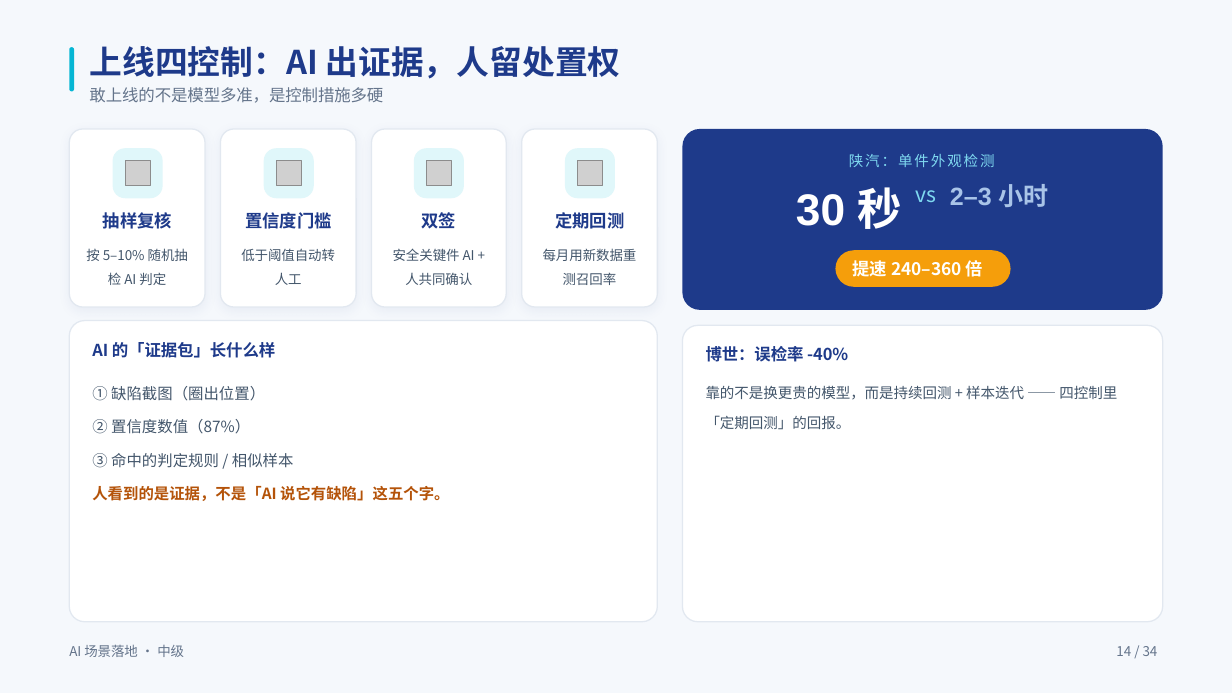
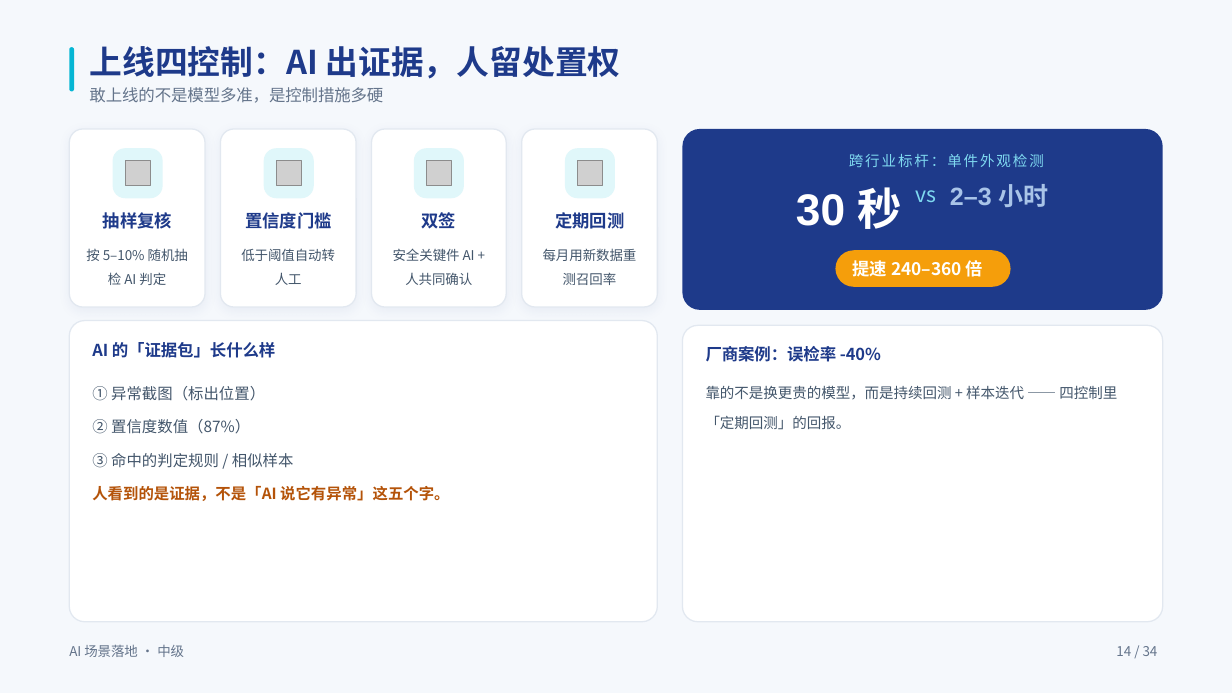
Before and after one commit to swift3000/qiyepinpeixun, a slide deck: slide 14 of 企业AI培训_交付包/中级课程_完整交付包/03_PPT课件/中级_落地层_PPT.pptx. Drawn at 1232x693 pixels with LibreOffice and Linux fonts; fonts in the diff are those of the drawing; grey boxes stand for pictures. Boxes give left, top, right and bottom in pixels: in the first picture for what was removed or moved away, otherwise in the second. Text is boxed around its words. In the diff, an @@ line names an element or a change of style, - is before the commit and + after.

```diff
--- a/企业AI培训_交付包/中级课程_完整交付包/03_PPT课件/中级_落地层_PPT.pptx
+++ b/企业AI培训_交付包/中级课程_完整交付包/03_PPT课件/中级_落地层_PPT.pptx
@@ text at (706, 154, 1011, 400): text changed @@
-陕汽：单件外观检测
+跨行业标杆：单件外观检测
@@ text at (706, 346, 881, 362): text changed @@
-博世：误检率 -40%
+厂商案例：误检率 -40%
@@ text at (92, 386, 265, 401): text changed @@
-① 缺陷截图（圈出位置）
+① 异常截图（标出位置）
@@ text at (92, 486, 449, 501): text changed @@
-人看到的是证据，不是「AI 说它有缺陷」这五个字。
+人看到的是证据，不是「AI 说它有异常」这五个字。
```
Also in this commit, not shown: 25 other slides changed, 2 other files.
